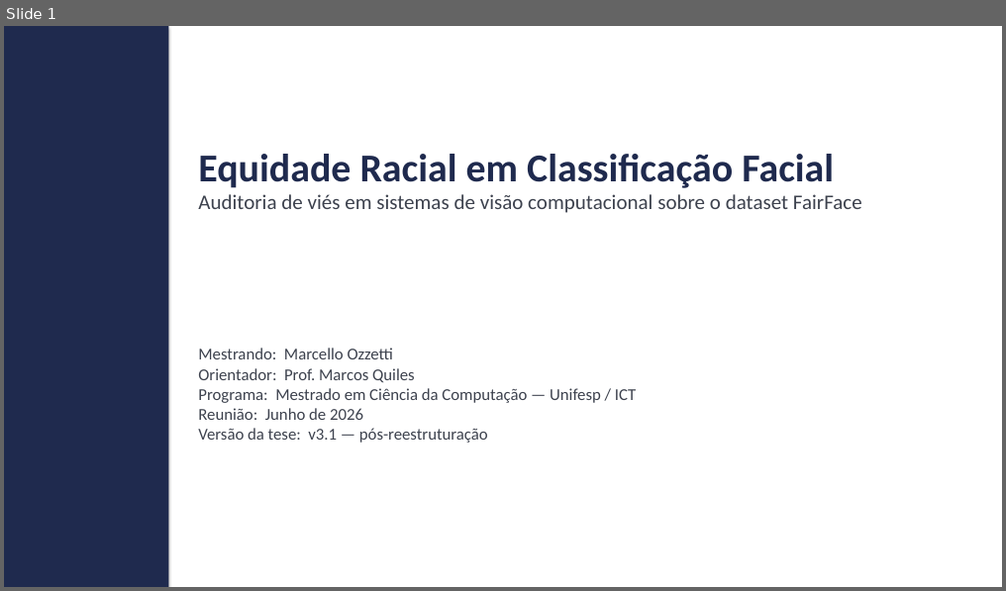
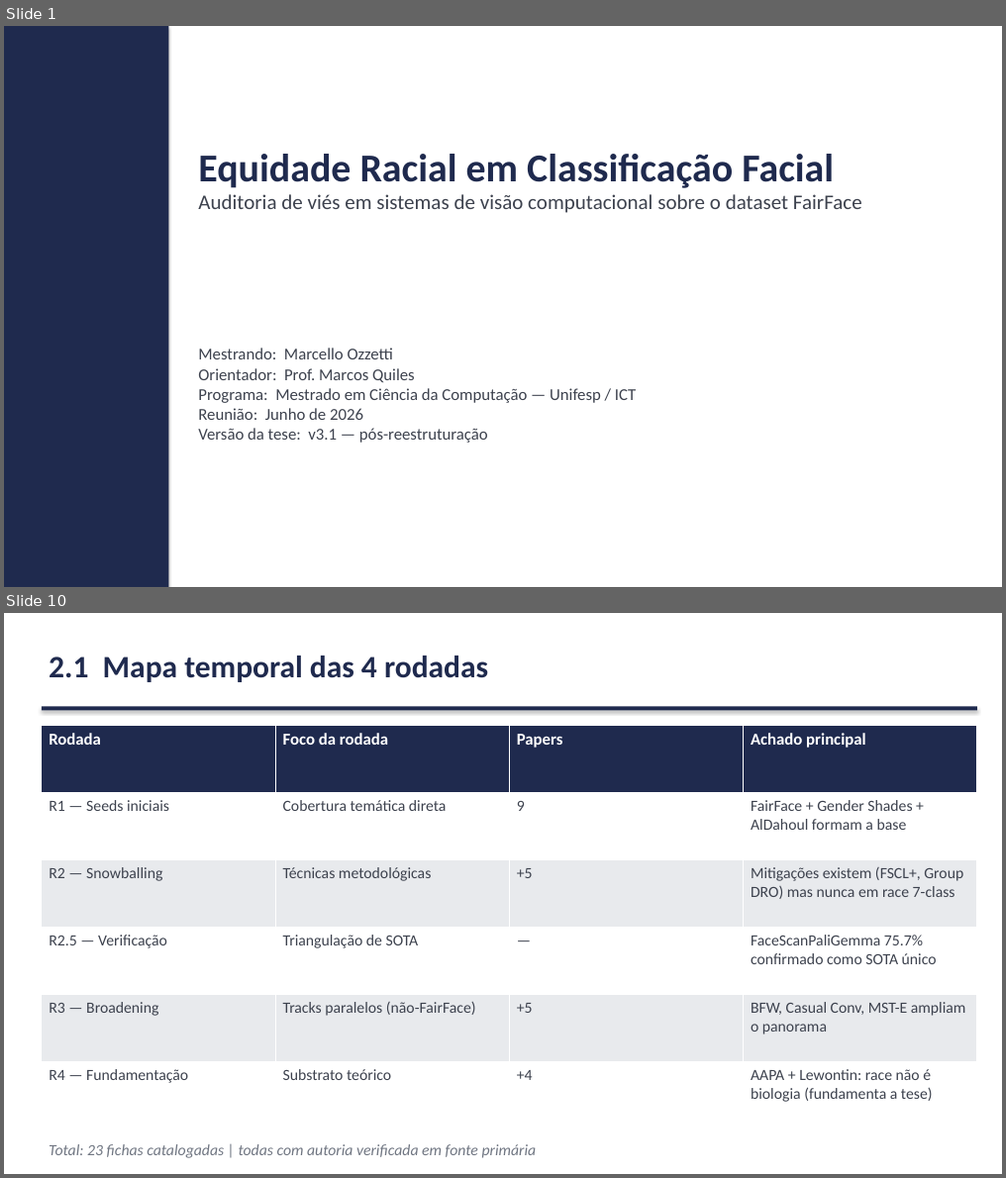
Before and after one commit to marcellozzetti/Facial-Recognition-Models-Mitigating-Bias, a slide deck: docs/ativo/material_reuniao_orientador_2026-06.pptx. Shown one above the other, each under a label of ours: slide 1 before the commit, slides 1 and 10 after it; the slides between them are not shown. The pictures are 1006x591 and 1006x1178 pixels, drawn with LibreOffice and Linux fonts; fonts in the diff are those of the drawing. Boxes give left, top, right and bottom in pixels: in the first picture for what was removed or moved away, otherwise in the second. Text is boxed around its words. In the diff, an @@ line names an element or a change of style, - is before the commit and + after.

```diff
--- a/docs/ativo/material_reuniao_orientador_2026-06.pptx
+++ b/docs/ativo/material_reuniao_orientador_2026-06.pptx
@@ slide 10 added at [4, 613, 1002, 1174], background #FFFFFF @@
@@ text added at [49, 656, 488, 682], 30 pt, text #1F2A4E, bold @@
+2.1 Mapa temporal das 4 rodadas
@@ rectangle added at [42, 707, 977, 710], fill #1F2A4E @@
@@ table added at [42, 725, 976, 1130], 6 rows, 4 columns @@
+Rodada | Foco da rodada | Papers | Achado principal
+R1 — Seeds iniciais | Cobertura temática direta | 9 | FairFace + Gender Shades + AlDahoul formam a base
+R2 — Snowballing | Técnicas metodológicas | +5 | Mitigações existem (FSCL+, Group DRO) mas nunca em race 7-class
+R2.5 — Verificação | Triangulação de SOTA | — | FaceScanPaliGemma 75.7% confirmado como SOTA único
+R3 — Broadening | Tracks paralelos (não-FairFace) | +5 | BFW, Casual Conv, MST-E ampliam o panorama
+R4 — Fundamentação | Substrato teórico | +4 | AAPA + Lewontin: race não é biologia (fundamenta a tese)
@@ text added at [49, 1145, 537, 1158], 15 pt, text #707682, italic @@
+Total: 23 fichas catalogadas | todas com autoria verificada em fonte primária
```
Also in this commit, not shown: 32 slides changed, 1 other slide added, 10 slides removed, 1 other file.
